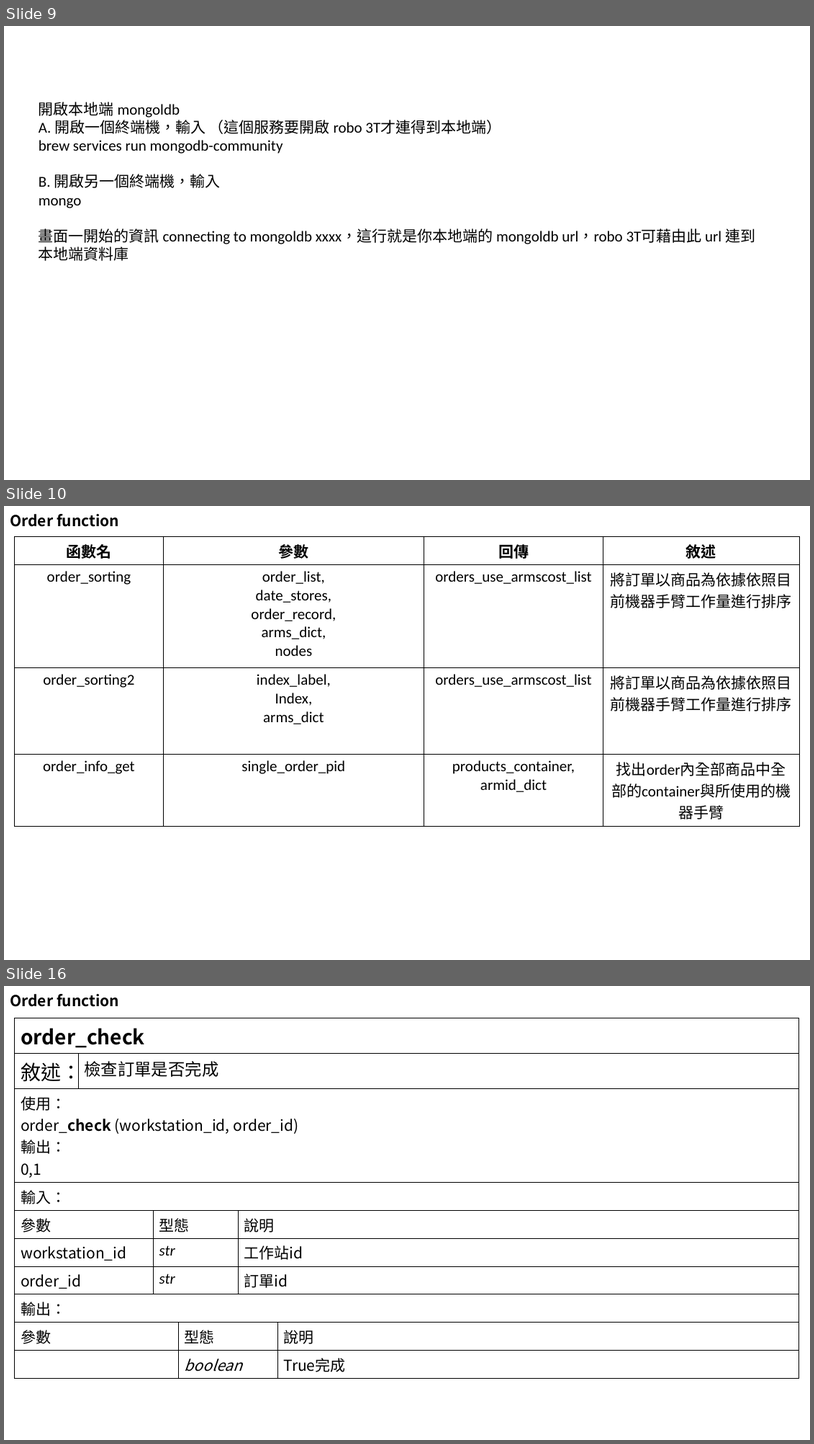
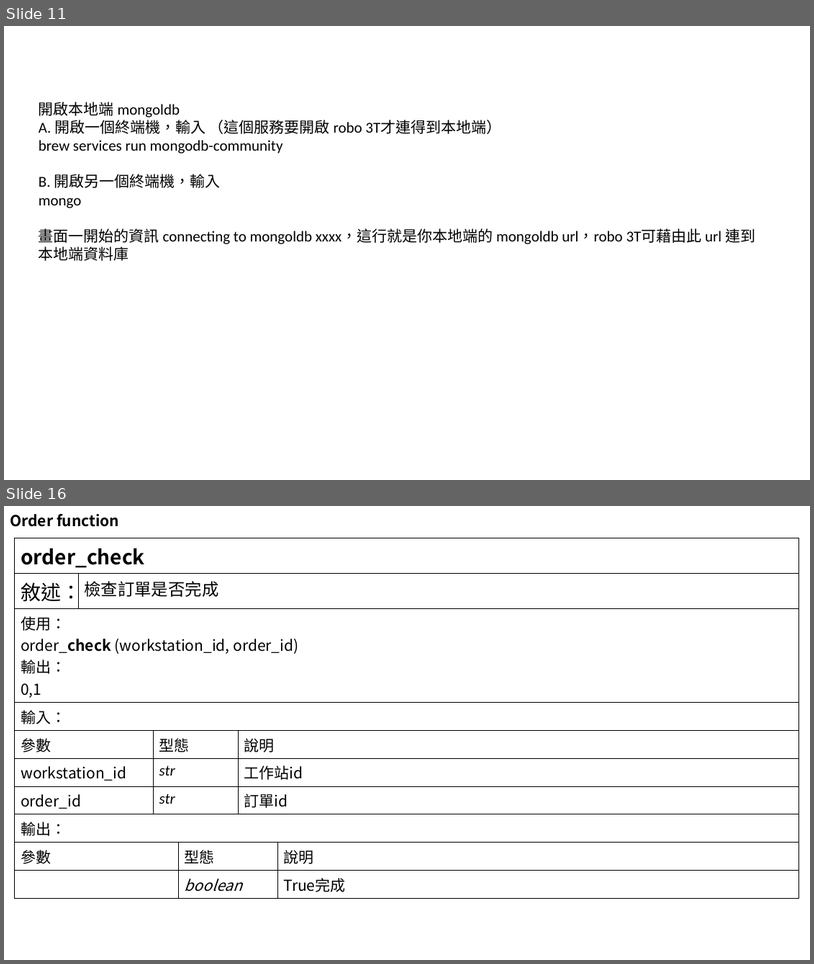
Before and after one commit to ethan1226/asrs_ofai, a slide deck: flowchart.pptx. Shown one above the other, each under a label of ours: slides 9, 10 and 16 before the commit, slides 11 and 16 after it; the slides between them are not shown. The pictures are 814x1444 and 814x964 pixels, drawn with LibreOffice and Linux fonts; fonts in the diff are those of the drawing. Boxes give left, top, right and bottom in pixels: in the first picture for what was removed or moved away, otherwise in the second. Text is boxed around its words. In the diff, an @@ line names an element or a change of style, - is before the commit and + after.

```diff
--- a/flowchart.pptx
+++ b/flowchart.pptx
@@ slide 10 removed at [4, 506, 810, 960], background #FFFFFF @@
@@ title removed at [10, 514, 119, 527] @@
-Order function
@@ table removed at [15, 537, 800, 813], 4 rows, 4 columns @@
-函數名 | 參數 | 回傳 | 敘述
-order_sorting | order_list, / date_stores, / order_record, / arms_dict, / nodes | orders_use_armscost_list | 將訂單以商品為依據依照目前機器手臂工作量進行排序
-order_sorting2 | index_label, / Index, / arms_dict | orders_use_armscost_list | 將訂單以商品為依據依照目前機器手臂工作量進行排序
-order_info_get | single_order_pid | products_container, / armid_dict | 找出order內全部商品中全部的container與所使用的機器手臂
@@ what was slide 9 is now slide 11 @@
```
Also in this commit, not shown: 11 slides changed, 16 slides added, 3 other slides removed.
